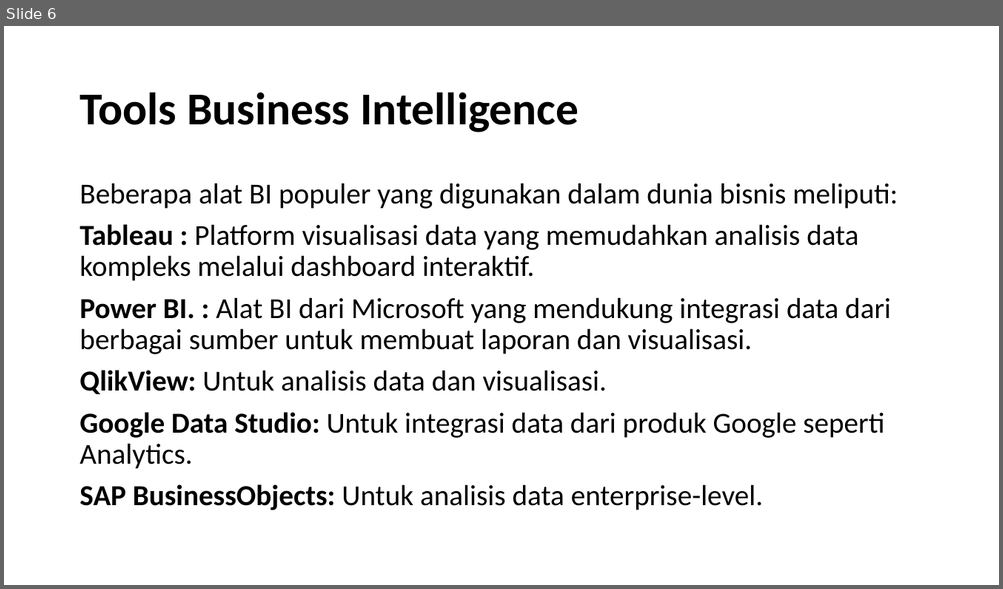
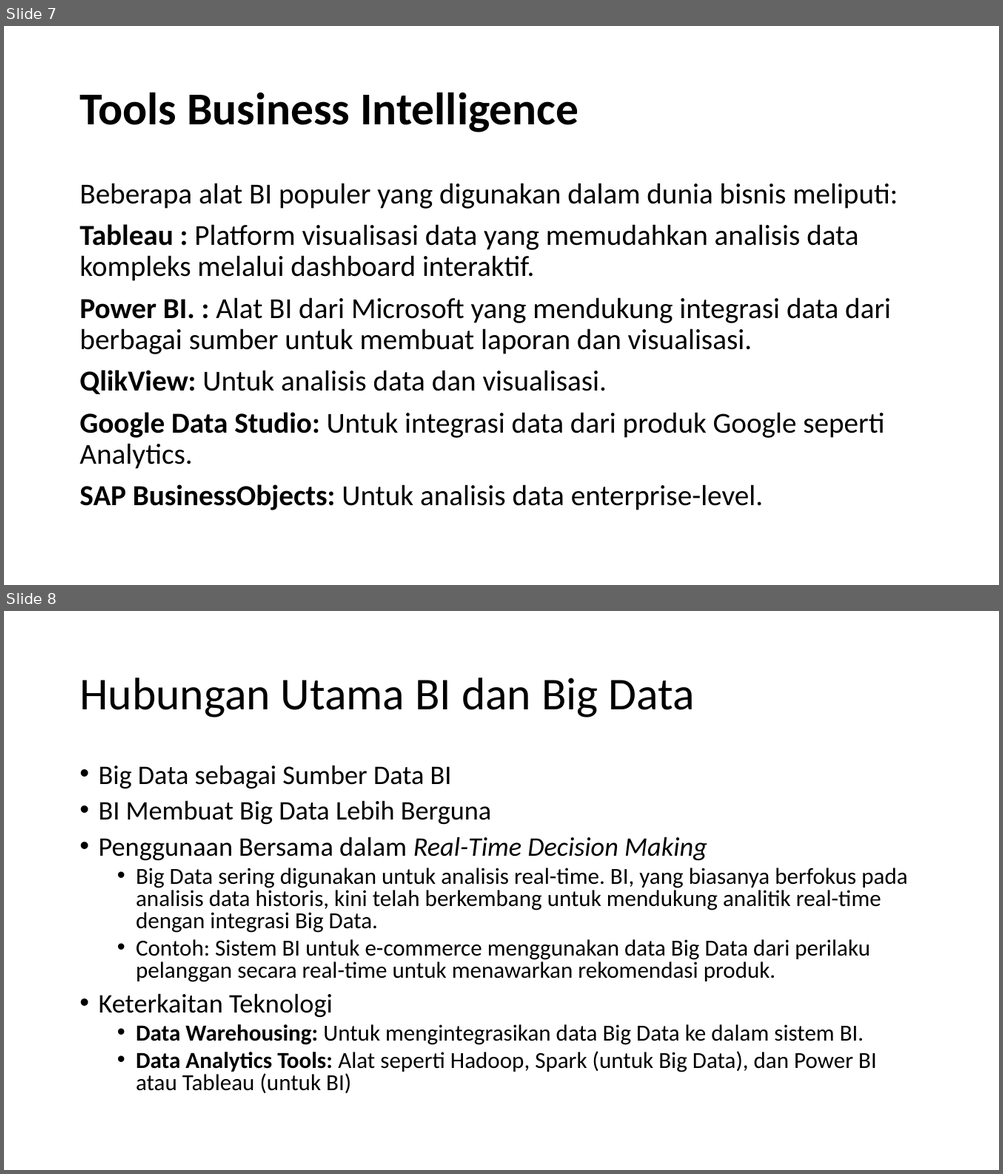
Before and after one commit to hafizirwandi/PengantarTeknologiSistemInformasi, a slide deck: 11. BI dan Big Data.pptx. Shown one above the other, each under a label of ours: slide 6 before the commit, slides 7 and 8 after it. The pictures are 1003x589 and 1003x1174 pixels, drawn with LibreOffice and Linux fonts; fonts in the diff are those of the drawing. Boxes give left, top, right and bottom in pixels: in the first picture for what was removed or moved away, otherwise in the second. Text is boxed around its words. In the diff, an @@ line names an element or a change of style, - is before the commit and + after.

Commit message:
big data

```diff
--- a/11. BI dan Big Data.pptx
+++ b/11. BI dan Big Data.pptx
@@ slide 8 added at (x1=4, y1=611, x2=999, y2=1170), background #FFFFFF @@
@@ title added at (x1=79, y1=678, x2=694, y2=718), 44 pt, text #000000 @@
+Hubungan Utama BI dan Big Data
@@ text added at (x1=99, y1=765, x2=907, y2=1093), 22.2 pt, text #000000 @@
+• Big Data sebagai Sumber Data BI
+• BI Membuat Big Data Lebih Berguna
+• Penggunaan Bersama dalam Real-Time Decision Making
+  • Big Data sering digunakan untuk analisis real-time. BI, yang biasanya berfokus pada analisis data historis, kini telah berkembang untuk mendukung analitik real-time dengan integrasi Big Data.
+  • Contoh: Sistem BI untuk e-commerce menggunakan data Big Data dari perilaku pelanggan secara real-time untuk menawarkan rekomendasi produk.
+• Keterkaitan Teknologi
+  • Data Warehousing: Untuk mengintegrasikan data Big Data ke dalam sistem BI.
+  • Data Analytics Tools: Alat seperti Hadoop, Spark (untuk Big Data), dan Power BI atau Tableau (untuk BI)
@@ what was slide 6 is now slide 7 @@
```
Also in this commit, not shown: 4 other slides added.
